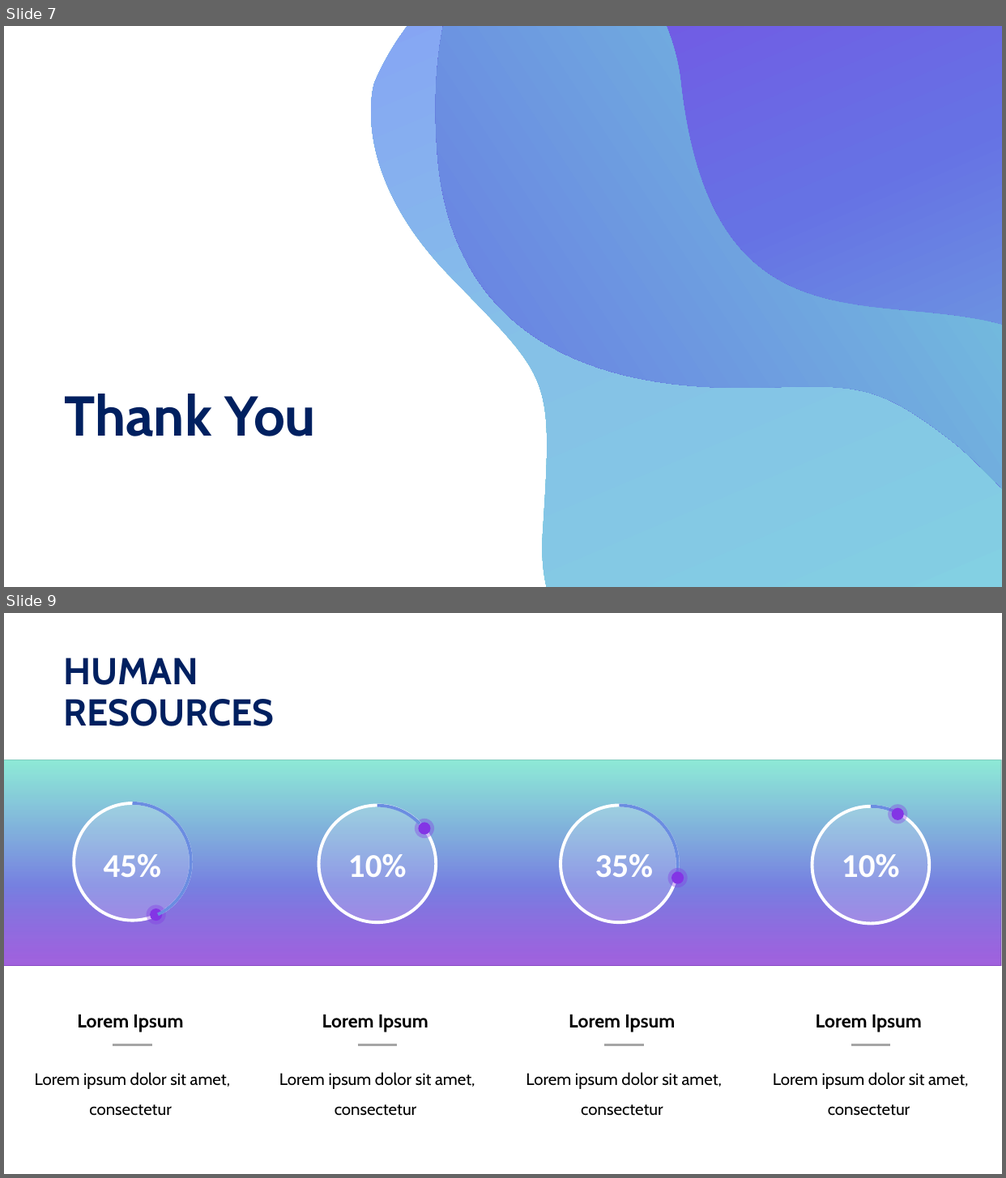
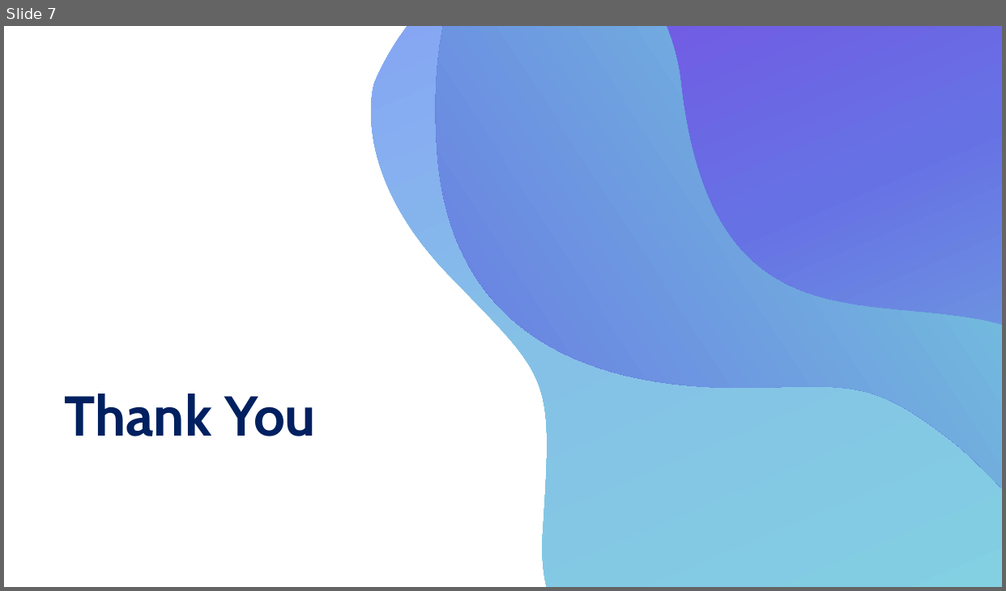
Before and after one commit to kurniado729/sistem_kp, a slide deck: SELAIN SISTEM/LAPORAN/ppt KP.pptx. Shown one above the other, each under a label of ours: slides 7 and 9 before the commit, slide 7 after it; the slides between them are not shown. The pictures are 1006x1178 and 1006x591 pixels, drawn with LibreOffice and Linux fonts; fonts in the diff are those of the drawing; grey boxes stand for pictures. Boxes give left, top, right and bottom in pixels: in the first picture for what was removed or moved away, otherwise in the second. Text is boxed around its words. In the diff, an @@ line names an element or a change of style, - is before the commit and + after.

```diff
--- a/SELAIN SISTEM/LAPORAN/ppt KP.pptx
+++ b/SELAIN SISTEM/LAPORAN/ppt KP.pptx
@@ slide 9 removed at [4, 613, 1002, 1174], background #FFFFFF @@
@@ text removed at [63, 658, 274, 726] @@
-HUMAN RESOURCES
@@ group removed at [4, 760, 1002, 965]: 12 ellipses, 4 texts, 4 arc (boxed as its full ellipse)s, 1 picture, 1 rectangle @@
-45%
-10%
-35%
-10%
@@ text removed at [77, 1015, 183, 1033] @@
-Lorem Ipsum
@@ text removed at [322, 1015, 428, 1033] @@
-Lorem Ipsum
@@ text removed at [569, 1015, 675, 1033] @@
-Lorem Ipsum
@@ text removed at [816, 1015, 922, 1033] @@
-Lorem Ipsum
@@ line removed from (113, 1045) to (152, 1045) @@
@@ line removed from (358, 1045) to (397, 1045) @@
@@ line removed from (604, 1045) to (644, 1045) @@
@@ line removed from (851, 1045) to (890, 1045) @@
@@ text removed at [35, 1072, 231, 1116] @@
-Lorem ipsum dolor sit amet, consectetur
@@ text removed at [279, 1072, 475, 1116] @@
-Lorem ipsum dolor sit amet, consectetur
@@ text removed at [526, 1072, 722, 1116] @@
-Lorem ipsum dolor sit amet, consectetur
@@ text removed at [773, 1072, 969, 1116] @@
-Lorem ipsum dolor sit amet, consectetur
```
Also in this commit, not shown: 2 slides changed, 3 other slides removed, 1 other file.
